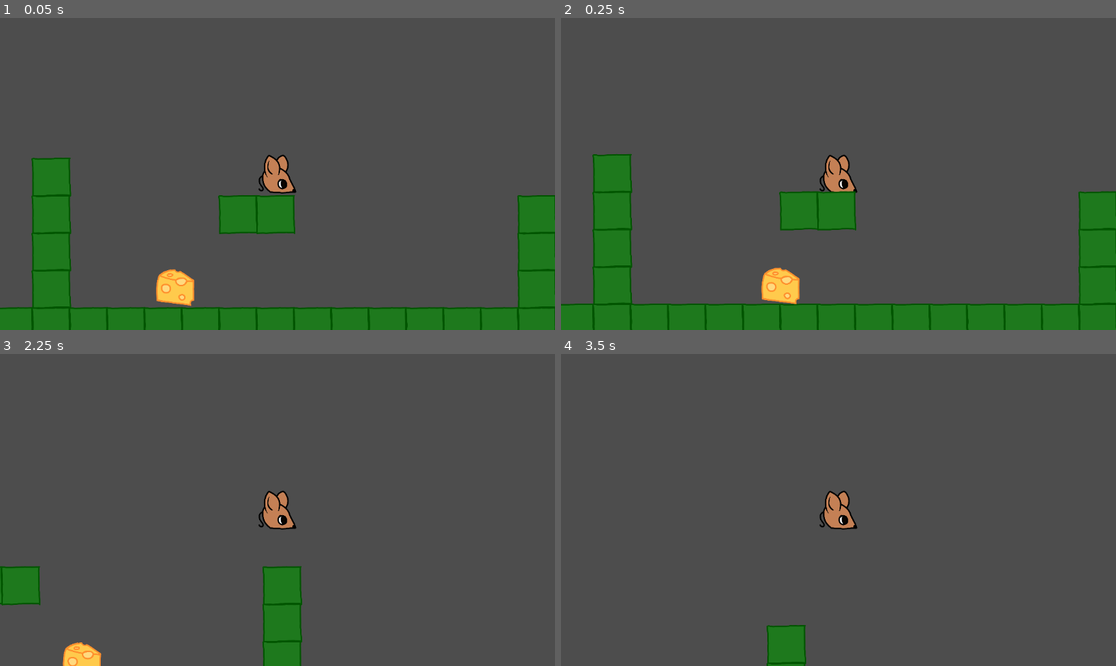
Above: before the commit, frames 1-4 (two rows, left to right).
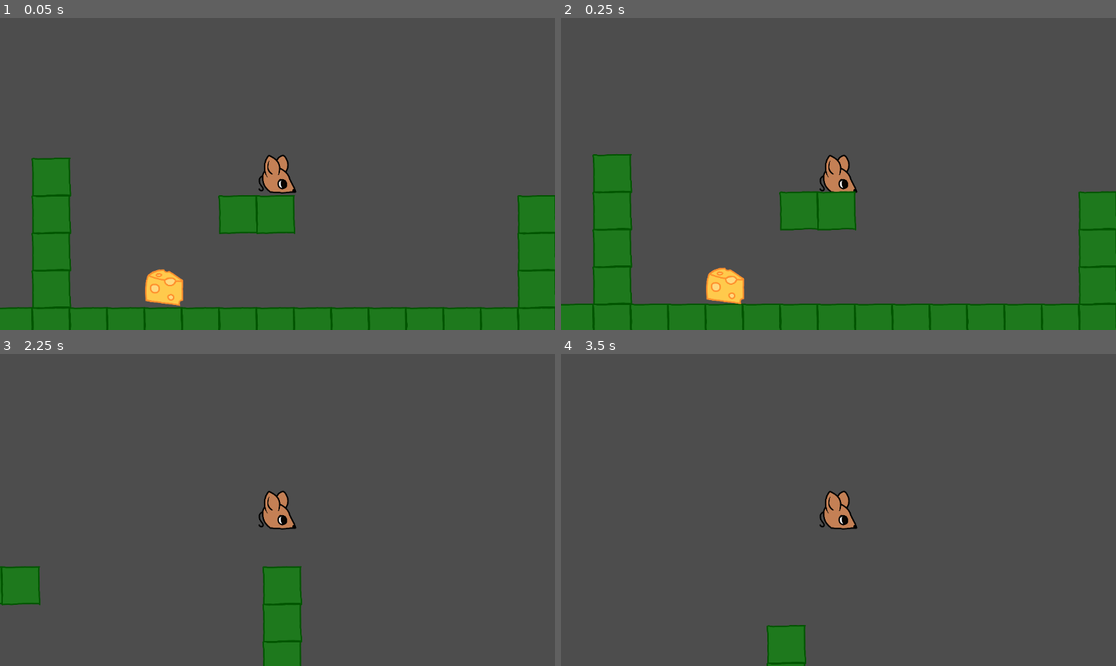
Above: after the commit, the same moments.

Repository: yourname3/jf_f24
Game: Godot game, scene res://level.tscn
Same seed, same stepped clock (60 frames per second), same inputs: the game is played once before the commit and once after it.
Inputs:
- Up to frame 1 (0.05 s): no input
- Up to frame 2 (0.25 s): no input
- Up to frame 3 (2.25 s): hold X (player_grab) 0.53-1.28 s; hold D (player_right) 0.53-2.03 s; tap Z (player_jump) at 0.77, 1.52 s; tap X (player_grab) at 1.35 s; hold A (player_left) from 2.03 s (still down); hold X (player_grab) from 2.03 s (still down)
- Up to frame 4 (3.5 s): release A (player_left) at 2.78 s; release X (player_grab) at 2.78 s; hold D (player_right) from 2.78 s (still down); tap X (player_grab) at 2.85 s; tap Z (player_jump) at 3.02 s

The runs differ from the first frame. In frame 1, 0.7% of the frame differs, in the area x 26-36%, y 80-93%; in frame 2, 1.4%, in the area x 26-44%, y 79-92%; in frame 3, 0.4%; in frame 4, nothing differs.

Commit message:
Implement most of the cheese mechanic...
One of the main things is I really need better player movement.

Definitely higher gravity, maybe faster accel..?

Diff:
--- a/cheese/cheese.gd
+++ b/cheese/cheese.gd
@@ -6,23 +6,31 @@
 	Held
 }
 
-var state: State = State.Moving
+var state: State = State.Stopped
 var direction: float = 1.0
+
+var release_invuln = 0.0
 
 const SPEED = 256 * 6 * 0.99
 
 func _physics_process(delta):
-	# We are a hazard while we are moving.
-	set_collision_layer_value(2, (state == State.Moving))
+	if release_invuln > 0.0:
+		release_invuln -= delta
+	else:
+		# We are a hazard while we are moving.
+		# We have a small timer to prevent this during the item throw.
+		set_collision_layer_value(2, (state == State.Moving))
 	if state == State.Moving:
-
-
 		velocity.x = direction * SPEED
 		velocity += get_gravity() * delta
 		move_and_slide()
 
 		if is_on_wall():
 			direction *= -1
+	elif state == State.Stopped:
+		velocity.x = 0
+		velocity += get_gravity() * delta
+		move_and_slide()
 
 func _on_player_on_cheese_body_entered(body):
 	# The player hit the top -- we set our state to stopped and tell the player
@@ -36,3 +44,10 @@
 		state = State.Held
 		return true
 	return false
+
+func release(direction: float):
+	assert(state == State.Held)
+	state = State.Moving
+	self.direction = direction
+
+	release_invuln = 0.3
--- a/player/player.gd
+++ b/player/player.gd
@@ -9,10 +9,18 @@
 
 var current_held_item = null
 
+func get_current_direction():
+	# Unless we need to track it separately, this should work.
+	return sprite.scale.x
+
 func update_item(delta):
 	if current_held_item != null:
-		current_held_item.global_position = global_position + Vector2(64, 0)
-	else:
+		current_held_item.global_position = global_position + Vector2(64, 0) * get_current_direction()
+
+		if not Input.is_action_pressed("player_grab"):
+			current_held_item.release(get_current_direction())
+			current_held_item = null
+	elif Input.is_action_pressed("player_grab"):
 		var items = item_pickup.get_overlapping_bodies()
 		for item in items:
 			if item.pickup():
@@ -37,7 +45,7 @@
 	velocity.x = move_toward(velocity.x, target_speed, accel * delta)
 
 	if abs(velocity.x) > SPEED * 0.03:
-		$Sprite.scale.x = sign(velocity.x)
+		sprite.scale.x = sign(velocity.x)
 
 	move_and_slide()
 	update_item(delta)
--- a/player/player.tscn
+++ b/player/player.tscn
@@ -23,7 +23,7 @@
 shape = SubResource("RectangleShape2D_40l7b")
 
 [node name="Hazard" type="Area2D" parent="."]
-collision_layer = 2
+collision_layer = 0
 collision_mask = 2
 
 [node name="HazardCollision" type="CollisionShape2D" parent="Hazard"]
